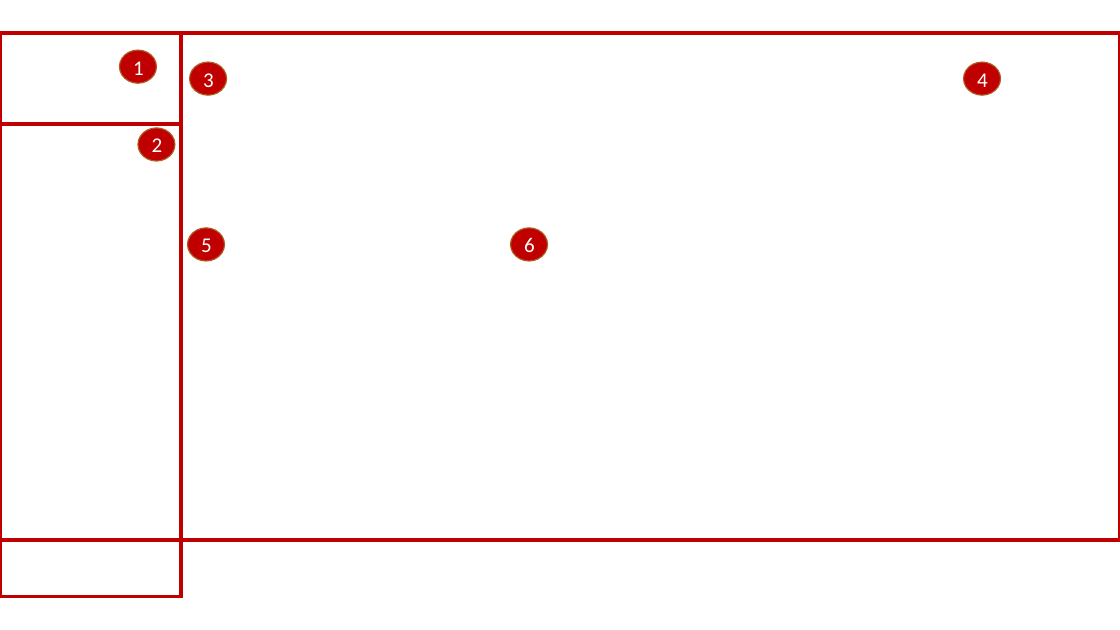
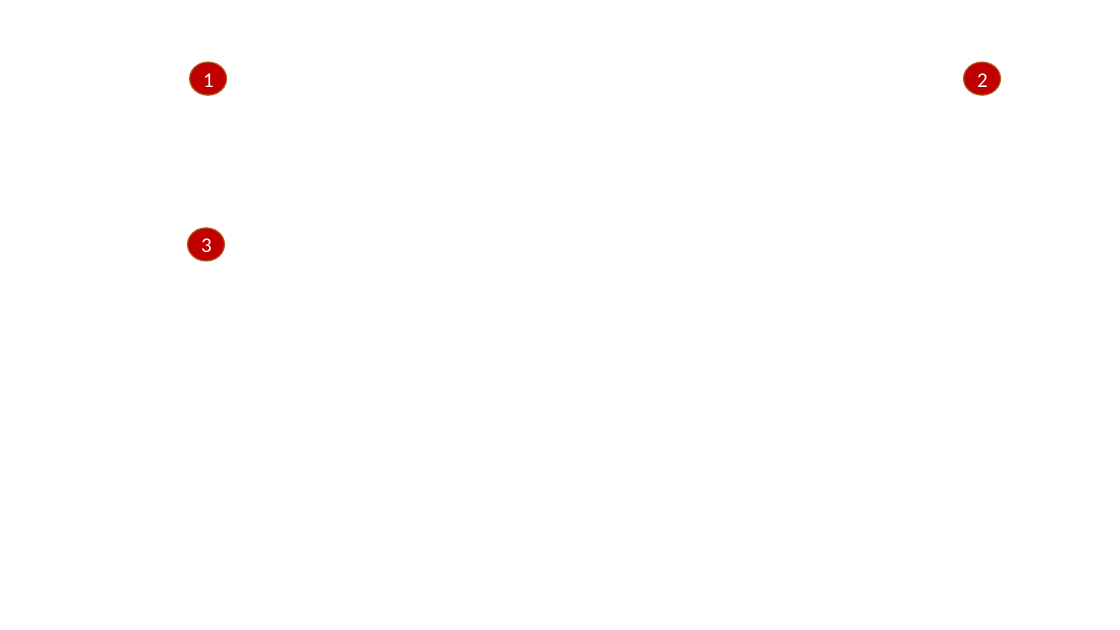
Before and after one commit to LozynskiW/VideoDocumentationProject, a slide deck: slide 16 of docs/instrukcja.pptx (slide 15 before the commit). Drawn at 1120x630 pixels with LibreOffice and Linux fonts; fonts in the diff are those of the drawing; background and template pictures are left out. Boxes give left, top, right and bottom in pixels: in the first picture for what was removed or moved away, otherwise in the second. Text is boxed around its words. In the diff, an @@ line names an element or a change of style, - is before the commit and + after.

```diff
--- a/docs/instrukcja.pptx
+++ b/docs/instrukcja.pptx
@@ rectangle removed at (0, 34, 181, 124) @@
@@ rectangle removed at (0, 34, 1120, 541) @@
@@ rectangle removed at (0, 34, 181, 597) @@
@@ ellipse "1": place and size @@
-ellipse "1" at (119, 50, 156, 83)
+ellipse "1" at (190, 62, 227, 95)
@@ ellipse removed at (190, 62, 227, 95) @@
-3
@@ text in ellipse at (977, 73, 988, 87): text changed @@
-4
+2
@@ ellipse removed at (138, 128, 175, 160) @@
-2
@@ text in ellipse at (201, 238, 212, 252): text changed @@
-5
+3
@@ ellipse removed at (511, 228, 548, 260) @@
-6
```
Also in this commit, not shown: 7 other slides changed, 1 slide added, 1 other file.
